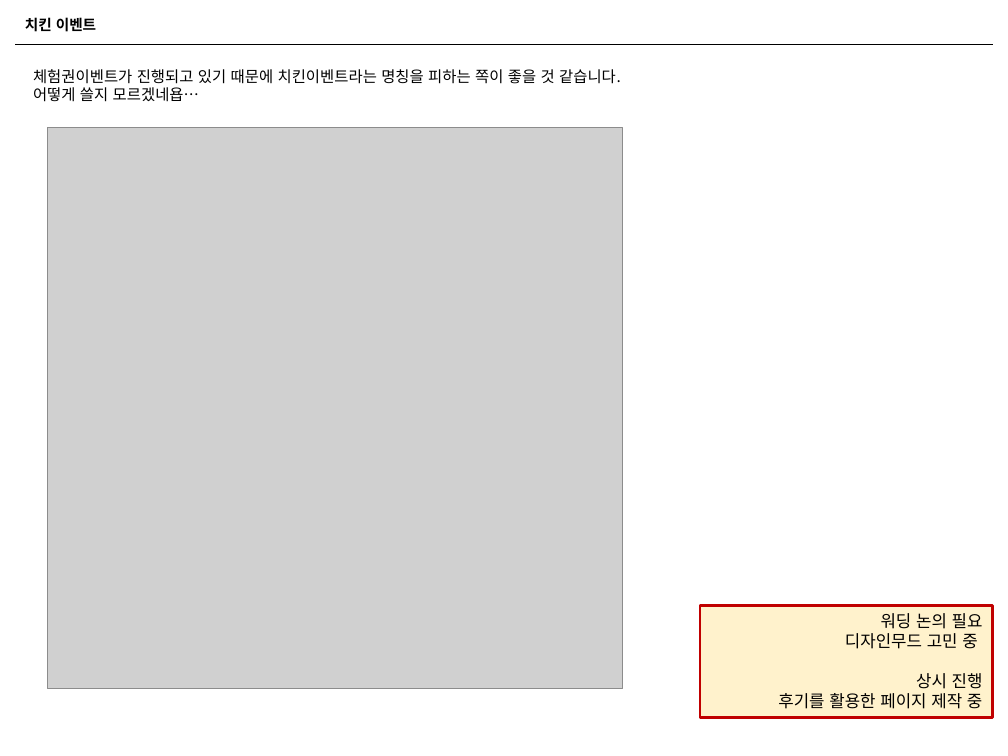
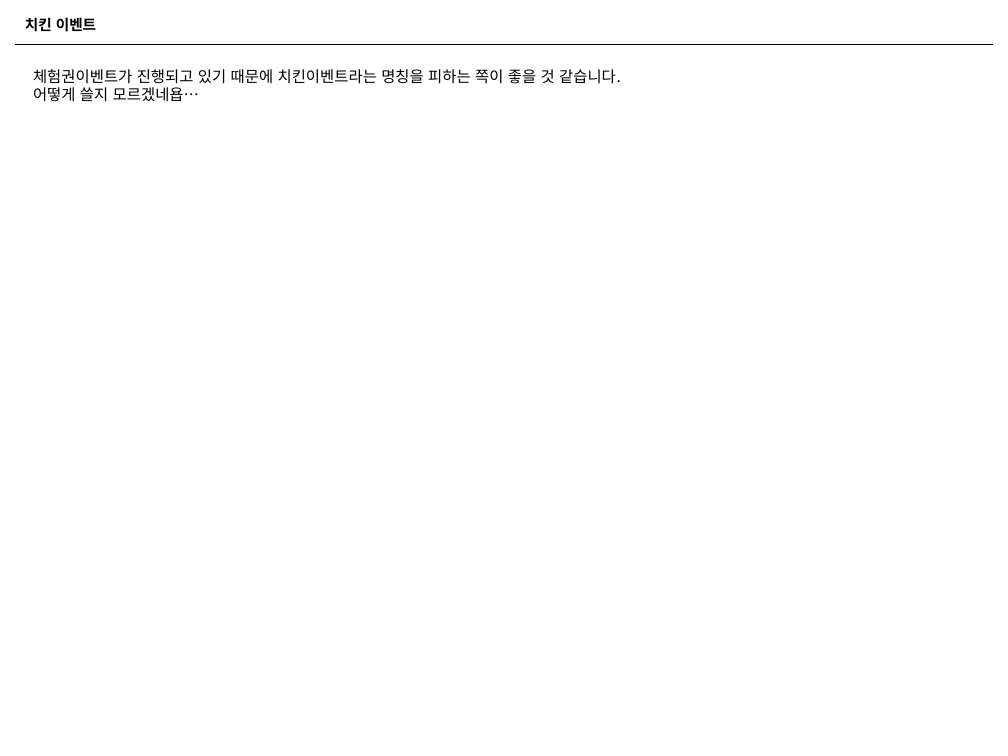
Before and after one commit to naxvinci/marketing, a slide deck: slide 3 of 업무보고0108.pptx. Drawn at 1008x756 pixels with LibreOffice and Linux fonts; fonts in the diff are those of the drawing; grey boxes stand for pictures. Boxes give left, top, right and bottom in pixels: in the first picture for what was removed or moved away, otherwise in the second. Text is boxed around its words. In the diff, an @@ line names an element or a change of style, - is before the commit and + after.

```diff
--- a/업무보고0108.pptx
+++ b/업무보고0108.pptx
@@ picture removed at (x1=47, y1=127, x2=623, y2=688) @@
@@ rectangle removed at (x1=700, y1=606, x2=992, y2=718) @@
-워딩 논의 필요
-디자인무드 고민 중
-상시 진행
-후기를 활용한 페이지 제작 중
```
Also in this commit, not shown: 1 slide added, 7 other files.
